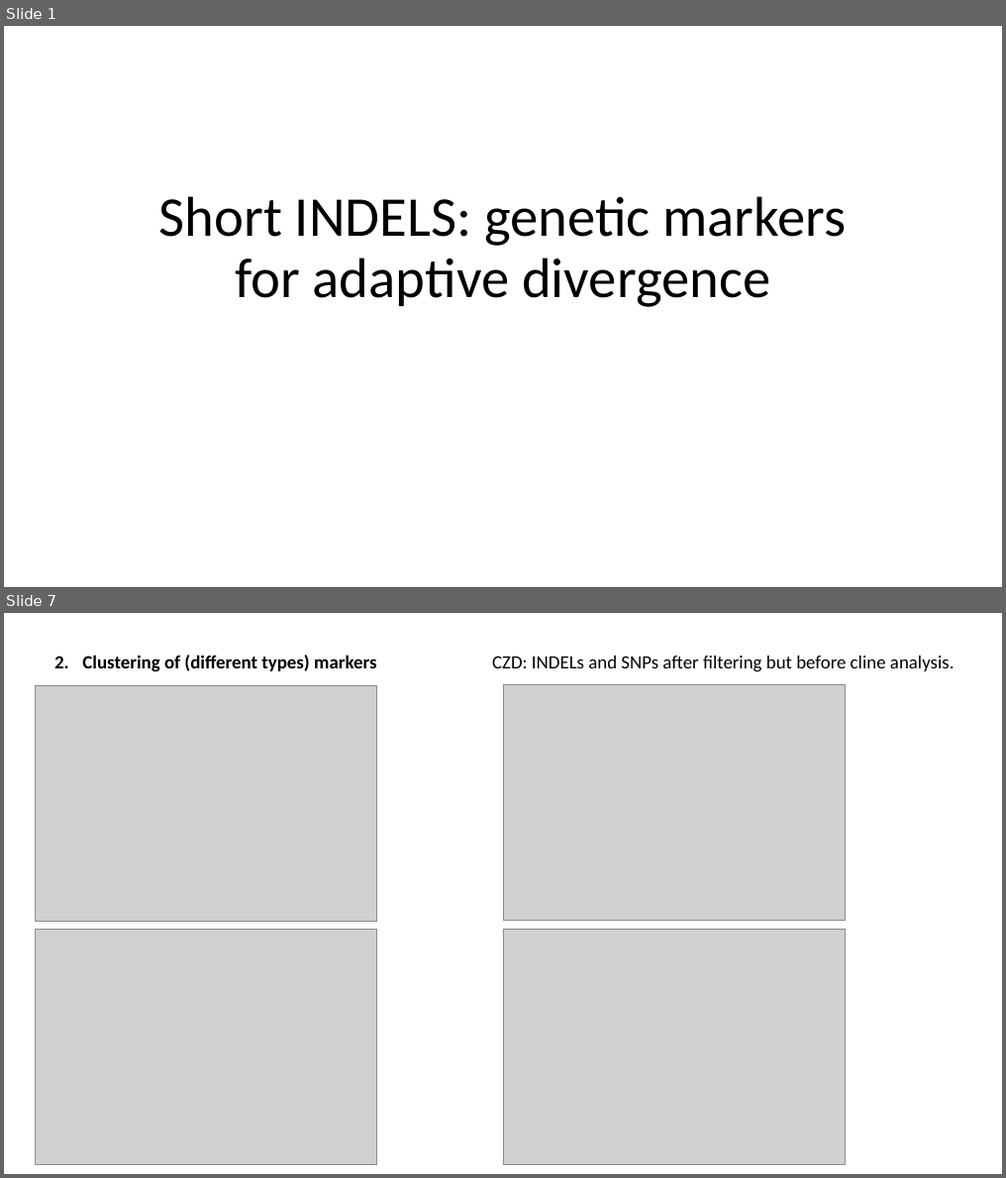
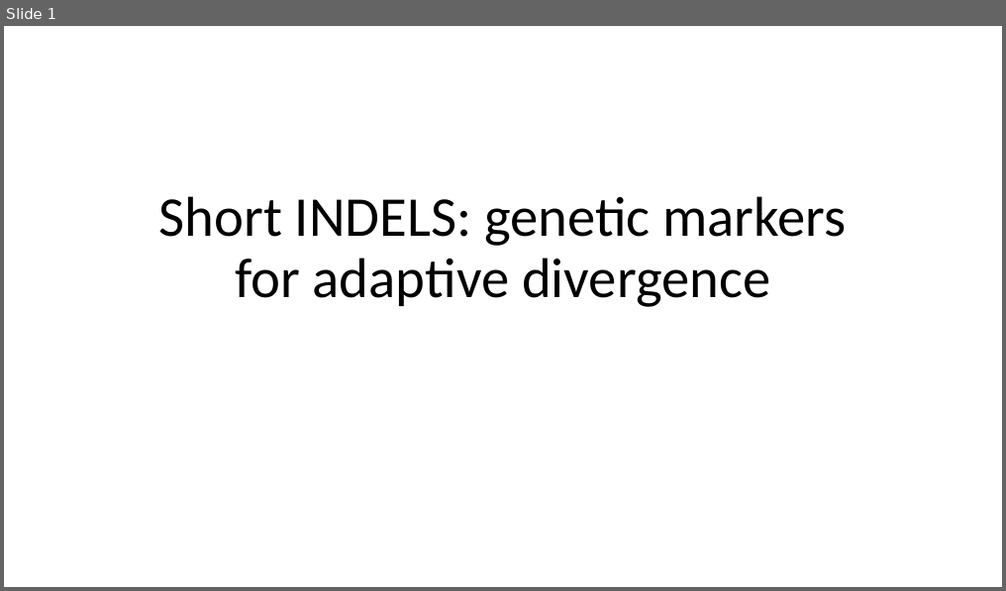
Before and after one commit to sam0per/Littorina_saxatilis_short_variants, a slide deck: short_genetic_variants/docs/short_indels_v02.pptx. Shown one above the other, each under a label of ours: slides 1 and 7 before the commit, slide 1 after it; the slides between them are not shown. The pictures are 1006x1178 and 1006x591 pixels, drawn with LibreOffice and Linux fonts; fonts in the diff are those of the drawing; grey boxes stand for pictures. Boxes give left, top, right and bottom in pixels: in the first picture for what was removed or moved away, otherwise in the second. Text is boxed around its words. In the diff, an @@ line names an element or a change of style, - is before the commit and + after.

```diff
--- a/short_genetic_variants/docs/short_indels_v02.pptx
+++ b/short_genetic_variants/docs/short_indels_v02.pptx
@@ slide 7 removed at <box>4,613,1002,1174</box>, background #FFFFFF @@
@@ text removed at <box>82,655,376,672</box> @@
-2. Clustering of (different types) markers
@@ text removed at <box>492,656,954,672</box> @@
-CZD: INDELs and SNPs after filtering but before cline analysis.
@@ picture removed at <box>35,685,377,922</box> @@
@@ picture removed at <box>503,685,846,921</box> @@
@@ picture removed at <box>35,930,377,1165</box> @@
@@ picture removed at <box>503,929,846,1164</box> @@
```
Also in this commit, not shown: 5 slides changed, 5 slides added, 9 other slides removed, 6 other files.
